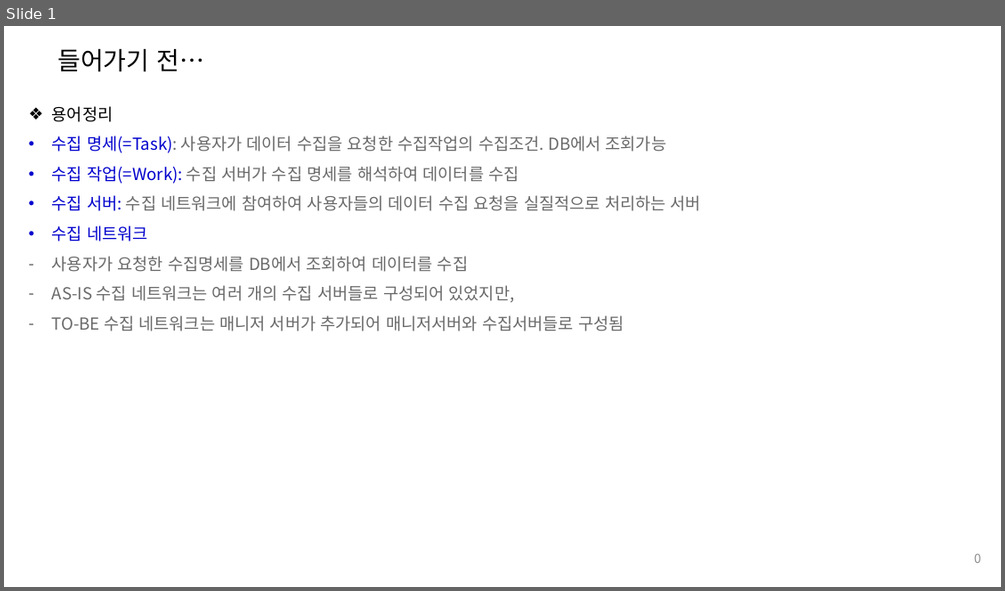
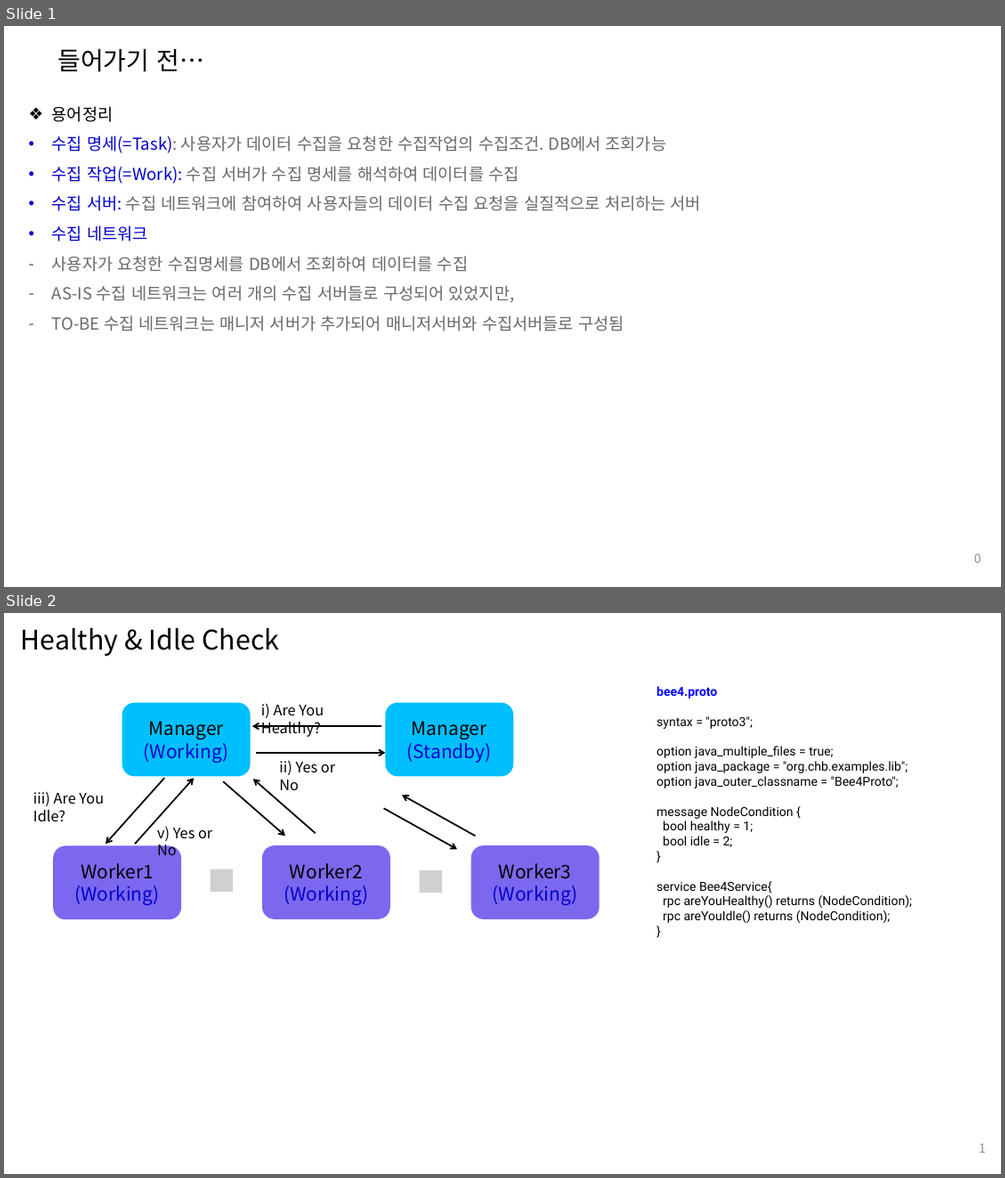
Before and after one commit to cerulean85/Sophia, a slide deck: Toy-project/bee4설계_진행중.pptx. Shown one above the other, each under a label of ours: slide 1 before the commit, slides 1 and 2 after it. The pictures are 1005x591 and 1005x1178 pixels, drawn with LibreOffice and Linux fonts; fonts in the diff are those of the drawing; grey boxes stand for pictures. Boxes give left, top, right and bottom in pixels: in the first picture for what was removed or moved away, otherwise in the second. Text is boxed around its words. In the diff, an @@ line names an element or a change of style, - is before the commit and + after.

```diff
--- a/Toy-project/bee4설계_진행중.pptx
+++ b/Toy-project/bee4설계_진행중.pptx
@@ slide 2 added at (4,613,1001,1174), background #FFFFFF @@
@@ text added at (21,628,279,656), 26 pt, text #000000 @@
+Healthy & Idle Check
@@ text added at (656,686,913,923), 12 pt, text #000000 @@
+bee4.proto
+syntax = "proto3";
+option java_multiple_files = true;
+option java_package = "org.chb.examples.lib";
+option java_outer_classname = "Bee4Proto";
+message NodeCondition {
+bool healthy = 1;
+bool idle = 2;
+}
+service Bee4Service{
+rpc areYouHealthy() returns (NodeCondition);
+rpc areYouIdle() returns (NodeCondition);
+}
@@ group added at (33,703,599,919): 8 arrows, 5 rounded rectangles, 4 texts, 2 pictures @@
+Manager
+(Working)
+Manager
+(Standby)
+i) Are You Healthy?
+ii) Yes or No
+iii) Are You Idle?
+Worker1
+(Working)
+Worker2
+(Working)
+Worker3
+(Working)
+v) Yes or No
@@ page number added at (979,1143,986,1152), 12 pt, text #8C8C8C @@
+1
```
Also in this commit, not shown: 1 other slide added, 1 other file.
